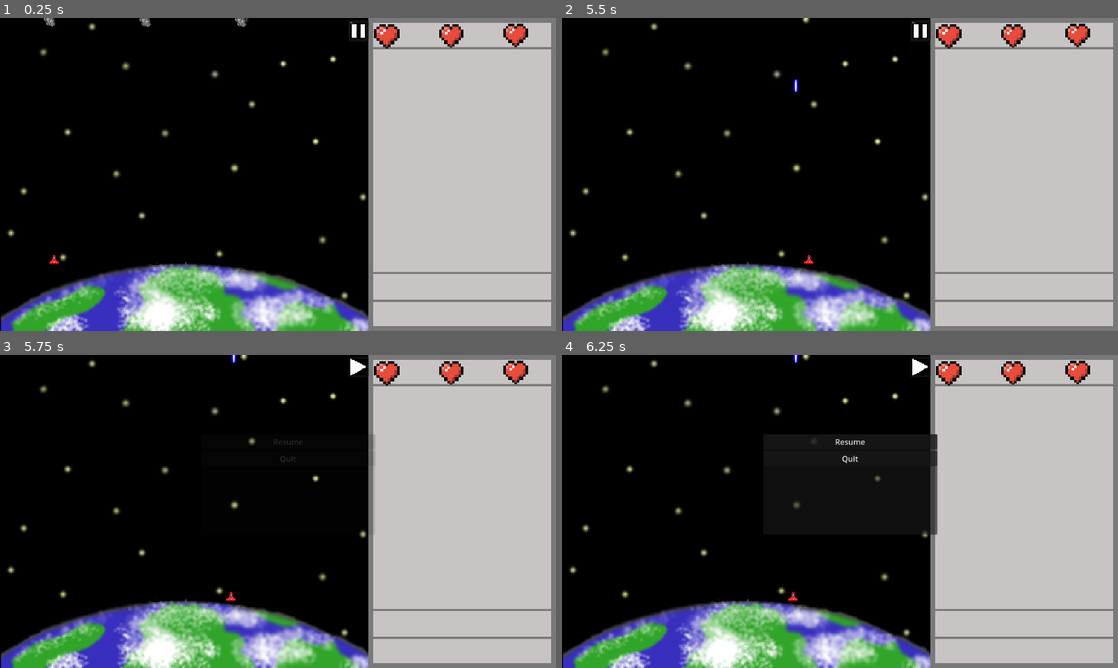
Above: before the commit, frames 1-4 (two rows, left to right).
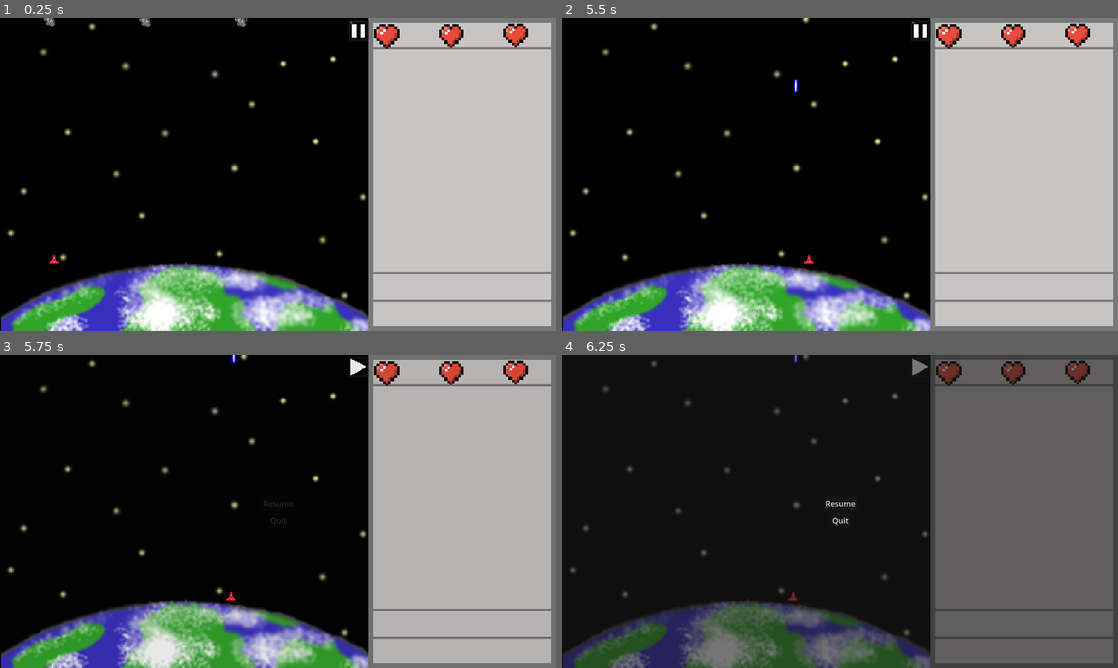
Above: after the commit, the same moments.

Repository: Pchristy03/EAP-Redox
Game: Godot game, scene res://main.tscn
Same seed, same stepped clock (60 frames per second), same inputs: the game is played once before the commit and once after it.
Inputs (mouse positions are in pixels of both pictures, inside the frame that each line leads up to):
- Up to frame 1 (0.25 s): no input
- Up to frame 2 (5.5 s): click (917, 30) at 0.5 s; click (917, 30) at 1.25 s; tap Enter (ui_accept) at 2, 2.27, 3.02, 4.25, 4.52, 5, 5.27 s; hold Right (ui_right) 2.03-2.78 s; hold Left (ui_left) 2.78-3.53 s; hold Right (ui_right) 3.53-5.03 s; hold Left (ui_left) from 5.03 s (still down)
- Up to frame 3 (5.75 s): keep holding Left (ui_left); tap P (menu_pause) at 5.65 s
- Up to frame 4 (6.25 s): release Left (ui_left) at 5.75 s; click "Resume" at 5.75 s

Frames 1-2 are identical in both runs. In frame 3, less than 0.1% of the frame differs, in the area x 47-55%, y 26-55%; in frame 4, 44%, in the area x 0-100%, y 0-100%.

Commit message:
Updated pause menu
Updated pause menu

Diff:
--- a/pause_menu.gd
+++ b/pause_menu.gd
@@ -24,7 +24,7 @@
 	# $PauseButton.show()
 
 func _on_resume_pressed():
-	resume()
+	get_tree().set_pause(false)
 
 func _on_quit_pressed():
 	get_tree().quit()
--- a/pause_menu.tscn
+++ b/pause_menu.tscn
@@ -74,30 +74,32 @@
 
 [node name="PanelContainer" type="PanelContainer" parent="."]
 modulate = Color(1, 1, 1, 0)
-offset_left = 417.0
-offset_top = 164.0
-offset_right = 778.0
-offset_bottom = 372.0
+offset_top = -1.0
+offset_right = 1155.0
+offset_bottom = 652.0
 
 [node name="VBoxContainer" type="VBoxContainer" parent="PanelContainer"]
 layout_mode = 2
+alignment = 1
 
 [node name="Resume" type="Button" parent="PanelContainer/VBoxContainer"]
 layout_mode = 2
+size_flags_horizontal = 4
 size_flags_vertical = 4
 text = "Resume"
 
 [node name="Quit" type="Button" parent="PanelContainer/VBoxContainer"]
 layout_mode = 2
+size_flags_horizontal = 4
 text = "Quit
 "
 
 [node name="ColorRect" type="ColorRect" parent="."]
 material = SubResource("ShaderMaterial_vm005")
-offset_left = -1.0
-offset_top = 2.0
-offset_right = 1144.0
-offset_bottom = 637.0
+offset_left = 1.0
+offset_top = 4.0
+offset_right = 1154.0
+offset_bottom = 649.0
 
 [node name="BlurAnimation" type="AnimationPlayer" parent="."]
 libraries = {
